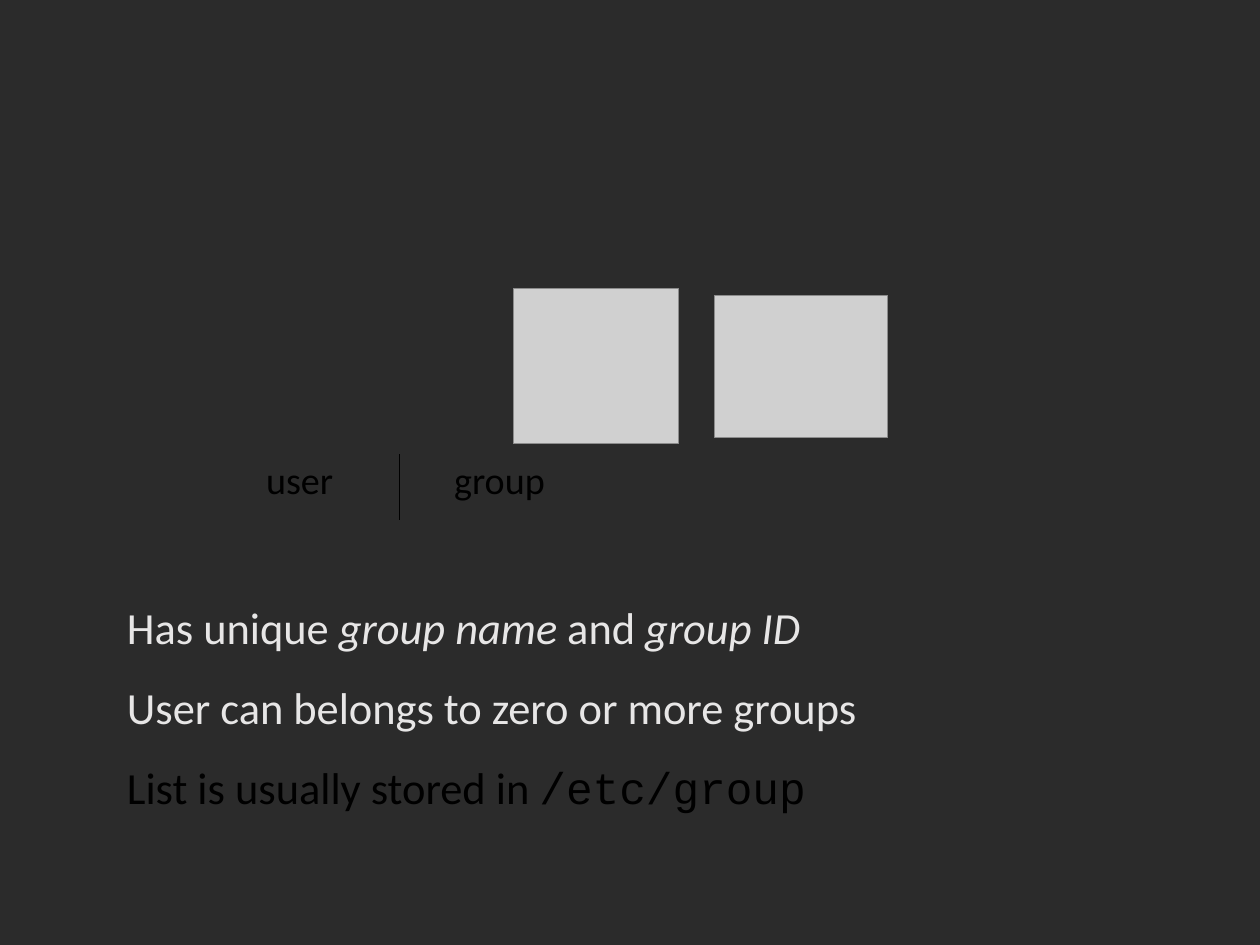
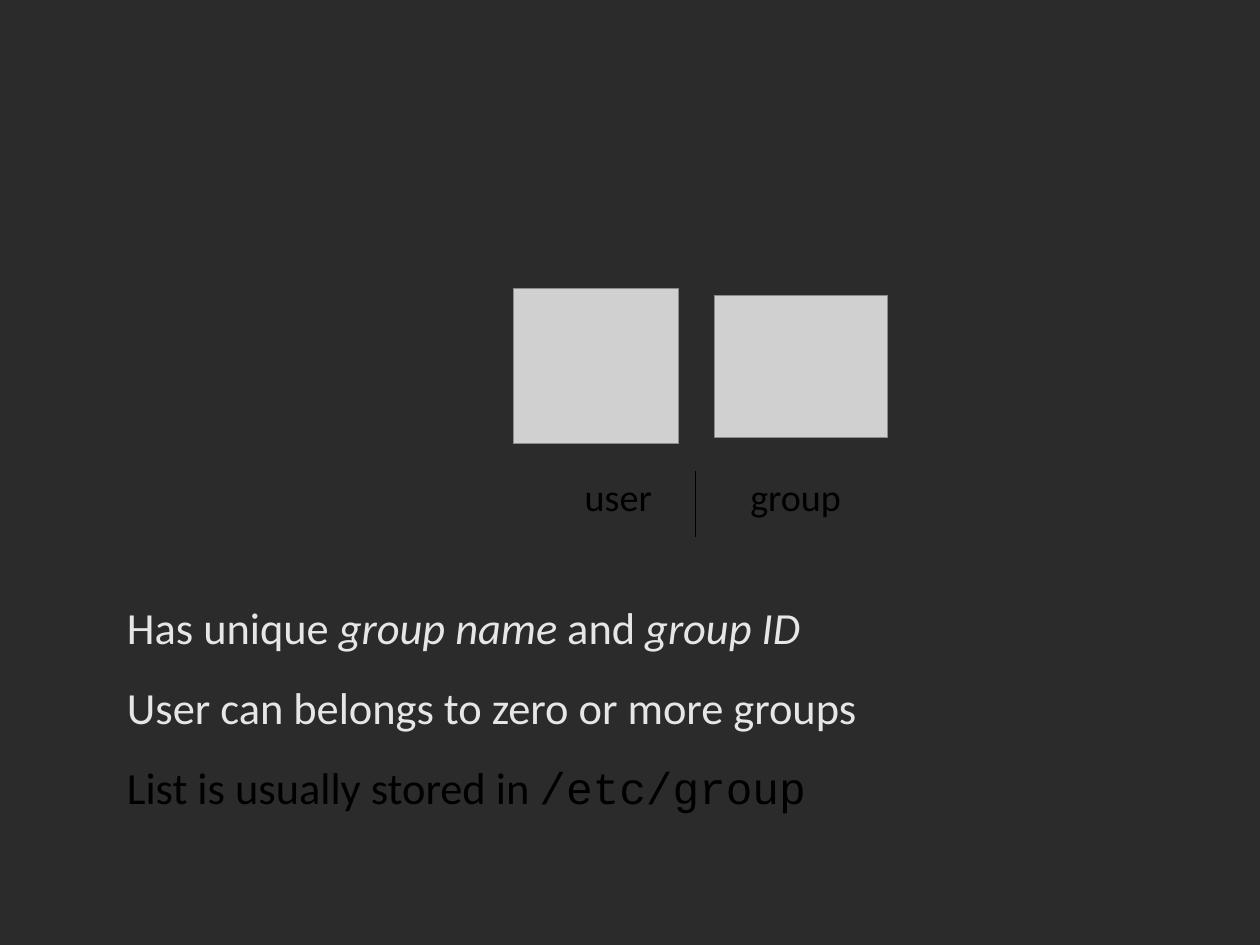
Before and after one commit to ncasuk/ncas-isc, a slide deck: slide 19 of shell/presentations/05_perm.pptx. Drawn at 1260x945 pixels with LibreOffice and Linux fonts; fonts in the diff are those of the drawing; grey boxes stand for pictures; background and template pictures are left out; a plain dark background stands for a picture behind light text. Boxes give left, top, right and bottom in pixels: in the first picture for what was removed or moved away, otherwise in the second. Text is boxed around its words. In the diff, an @@ line names an element or a change of style, - is before the commit and + after.

```diff
--- a/shell/presentations/05_perm.pptx
+++ b/shell/presentations/05_perm.pptx
@@ table at [296,471,896,537] @@
@@ alignment centre to left @@
@@ table: place and size @@
-table at [0,454,600,520]
+table at [296,471,896,537]
```
Also in this commit, not shown: 17 other slides changed, 5 other files.
